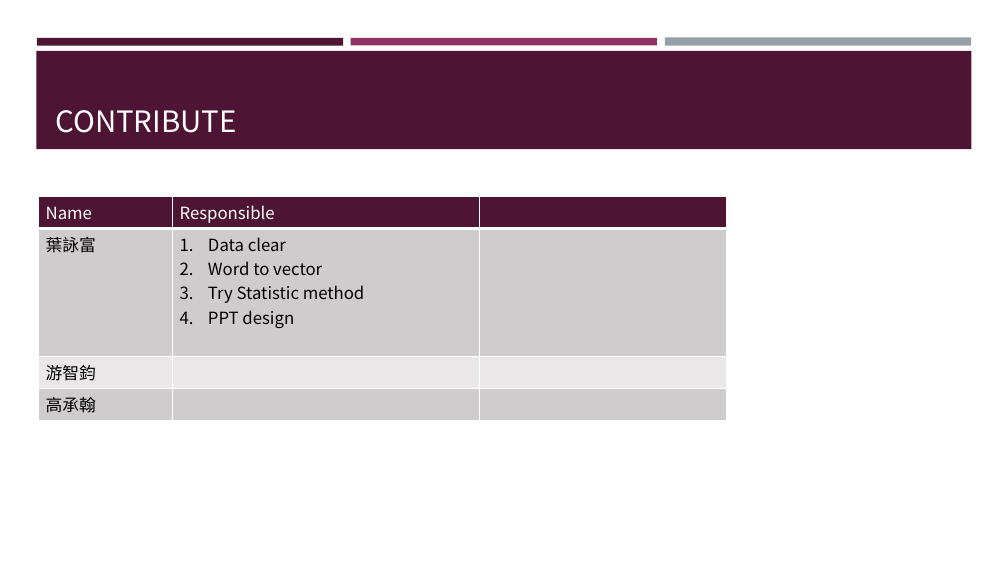
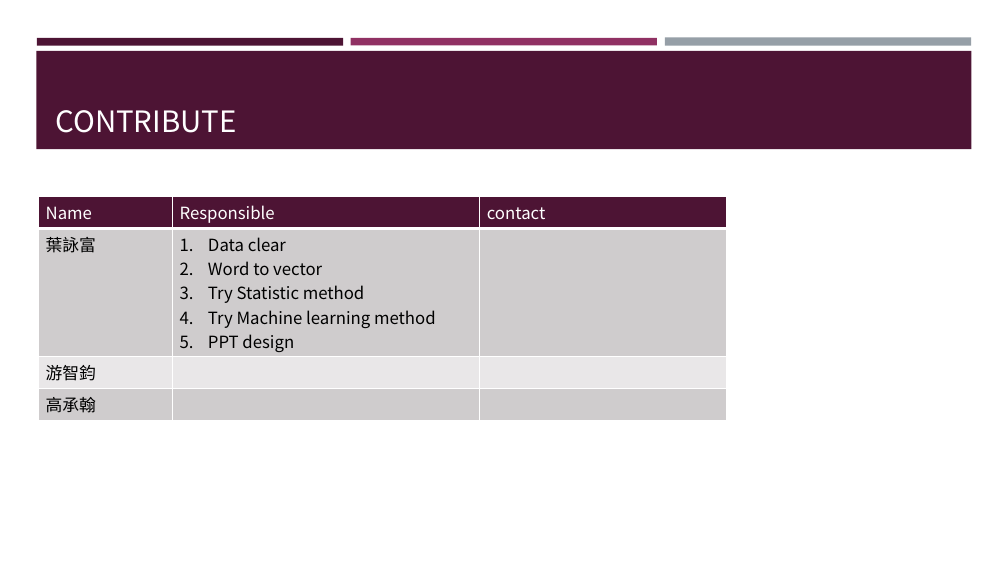
Before and after one commit to frankye1000/NYCU-DigitalMedicine, a slide deck: slide 23 of Case_Presentation_1/ppt/case1.pptx (slide 21 before the commit). Drawn at 1008x567 pixels with LibreOffice and Linux fonts; fonts in the diff are those of the drawing. Boxes give left, top, right and bottom in pixels: in the first picture for what was removed or moved away, otherwise in the second. Text is boxed around its words. In the diff, an @@ line names an element or a change of style, - is before the commit and + after.

```diff
--- a/Case_Presentation_1/ppt/case1.pptx
+++ b/Case_Presentation_1/ppt/case1.pptx
@@ table at [38, 197, 726, 417] @@
-row 1, column 3: 
+row 1, column 3: contact
-row 2, column 2: Data clear / Word to vector / Try Statistic method / PPT design
+row 2, column 2: Data clear / Word to vector / Try Statistic method / Try Machine learning method / PPT design
```
Also in this commit, not shown: 4 other slides changed, 3 slides added, 1 slide removed, 3 other files.
